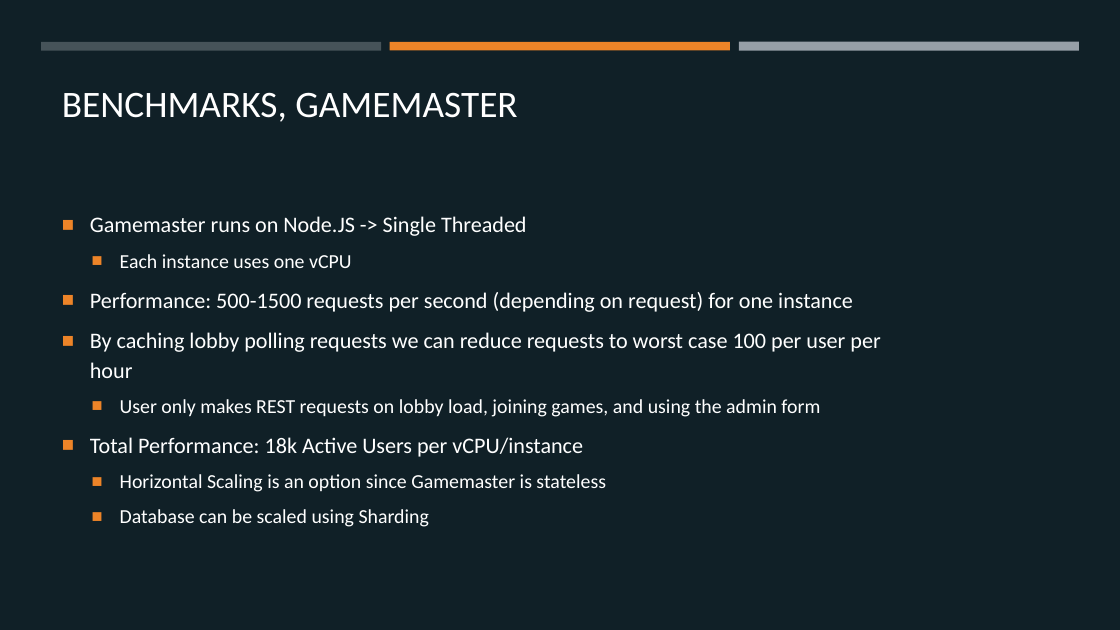
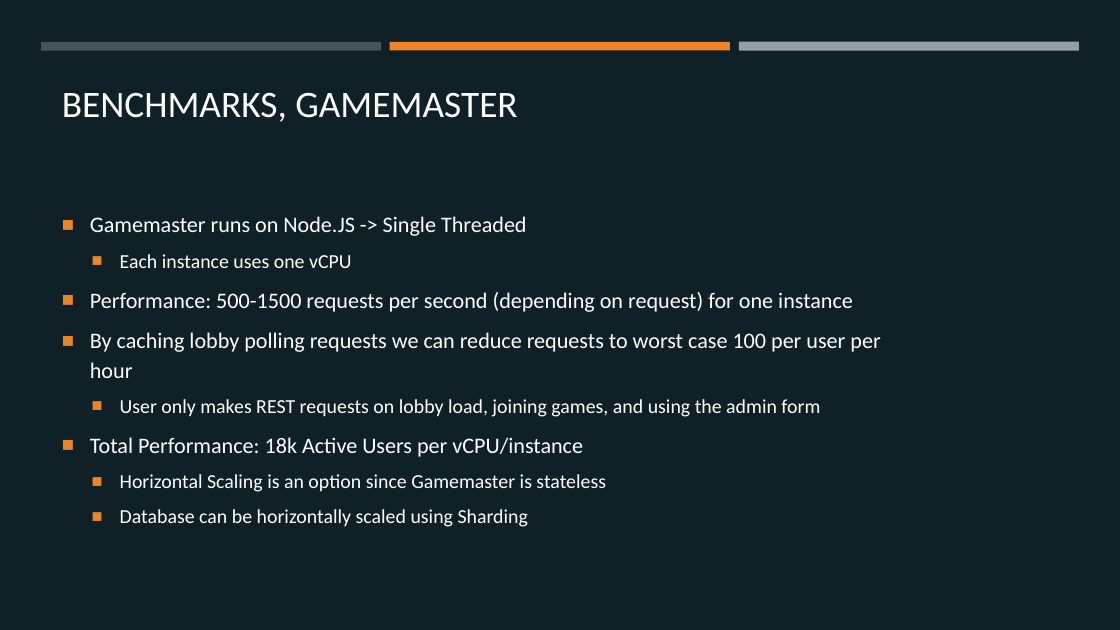
Before and after one commit to margaeor/COMP414-Distributed-Systems, a slide deck: slide 23 of presentation/Distributed.pptx. Drawn at 1120x630 pixels with LibreOffice and Linux fonts; fonts in the diff are those of the drawing. Boxes give left, top, right and bottom in pixels: in the first picture for what was removed or moved away, otherwise in the second. Text is boxed around its words. In the diff, an @@ line names an element or a change of style, - is before the commit and + after.

```diff
--- a/presentation/Distributed.pptx
+++ b/presentation/Distributed.pptx
@@ text at (120, 509, 528, 527): text changed @@
-  ■ Database can be scaled using Sharding
+  ■ Database can be horizontally scaled using Sharding
```
